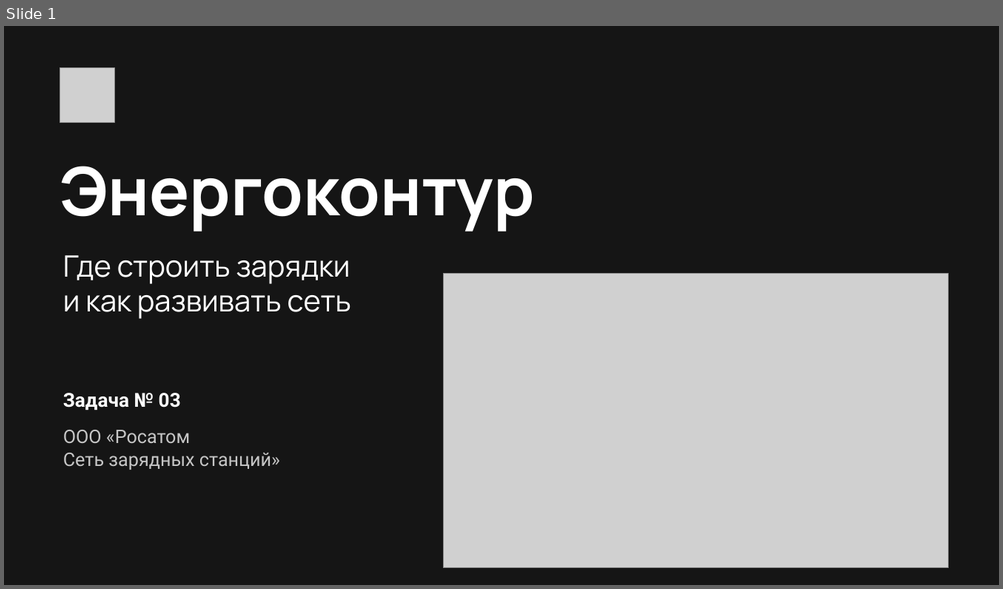
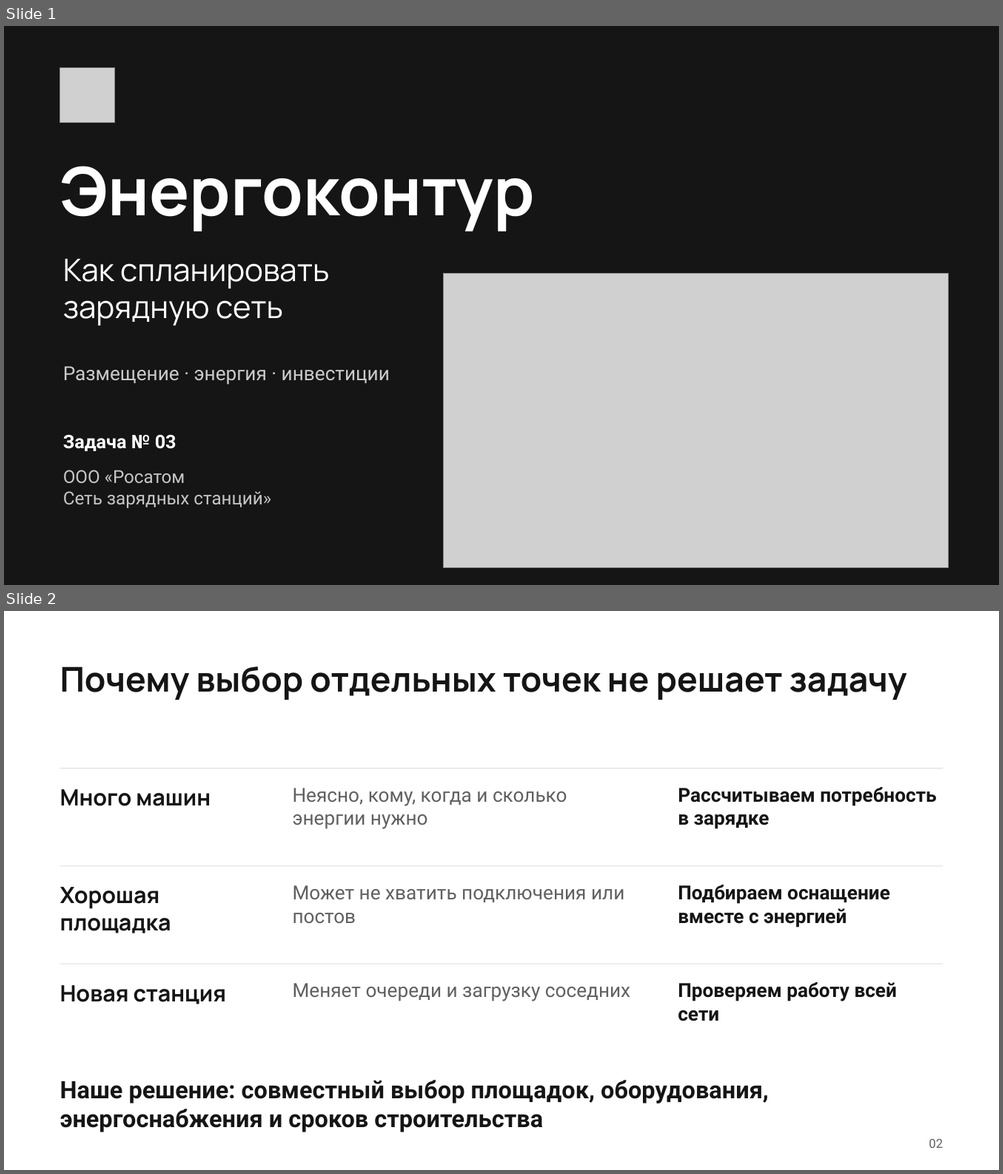
Before and after one commit to Elmar006/energy_web, a slide deck: docs/commission/submission/Энергоконтур_решение_задачи.pptx. Shown one above the other, each under a label of ours: slide 1 before the commit, slides 1 and 2 after it. The pictures are 1003x589 and 1003x1174 pixels, drawn with LibreOffice and Linux fonts; fonts in the diff are those of the drawing; grey boxes stand for pictures. Boxes give left, top, right and bottom in pixels: in the first picture for what was removed or moved away, otherwise in the second. Text is boxed around its words. In the diff, an @@ line names an element or a change of style, - is before the commit and + after.

```diff
--- a/docs/commission/submission/Энергоконтур_решение_задачи.pptx
+++ b/docs/commission/submission/Энергоконтур_решение_задачи.pptx
@@ slide 2 added at (4, 611, 999, 1170), background #FFFFFF @@
@@ text added at (60, 667, 907, 700), 33 pt, text #151515, bold @@
+Почему выбор отдельных точек не решает задачу
@@ rectangle added at (60, 768, 942, 769), fill #DEDEDE @@
@@ text added at (293, 788, 567, 829), 18.8 pt, text #606060 @@
+Неясно, кому, когда и сколько энергии нужно
@@ text added at (677, 787, 936, 829), 18.8 pt, text #151515, bold @@
+Рассчитываем потребность в зарядке
@@ text added at (60, 789, 210, 806), 21.8 pt, text #151515, bold @@
+Много машин
@@ rectangle added at (60, 866, 942, 867), fill #DEDEDE @@
@@ text added at (60, 887, 171, 934), 21.8 pt, text #151515, bold @@
+Хорошая площадка
@@ text added at (293, 886, 624, 923), 18.8 pt, text #606060 @@
+Может не хватить подключения или постов
@@ text added at (677, 885, 890, 928), 18.8 pt, text #151515, bold @@
+Подбираем оснащение вместе с энергией
@@ rectangle added at (60, 964, 942, 965), fill #DEDEDE @@
@@ text added at (60, 985, 227, 1005), 21.8 pt, text #151515, bold @@
+Новая станция
@@ text added at (293, 983, 630, 1002), 18.8 pt, text #606060 @@
+Меняет очереди и загрузку соседних
@@ text added at (677, 982, 896, 1022), 18.8 pt, text #151515, bold @@
+Проверяем работу всей сети
@@ text added at (60, 1080, 768, 1133), 23.2 pt, text #151515, bold @@
+Наше решение: совместный выбор площадок, оборудования,
+энергоснабжения и сроков строительства
@@ text added at (928, 1139, 942, 1148), 12 pt, text #606060 @@
+02
@@ slide 1 changed as well @@
@@ text at (63, 258, 329, 326): text changed; size 28.5 to 30 pt @@
-Где строить зарядки
-и как развивать сеть
+Как спланировать
+зарядную сеть
@@ text added at (63, 366, 390, 385), 18.8 pt, text #CBCBCB @@
+Размещение · энергия · инвестиции
@@ text "Задача № 03": place and size @@
-text "Задача № 03" at (63, 393, 181, 410)
+text "Задача № 03" at (63, 435, 176, 452)
@@ text "Задача № 03" at (63, 435, 176, 452): size 18.8 to 18 pt @@
@@ text "ООО «Росатом": place and size @@
-text "ООО «Росатом" at (63, 430, 280, 470)
+text "ООО «Росатом" at (63, 470, 271, 508)
@@ text "ООО «Росатом" at (63, 470, 271, 508): size 18 to 17.2 pt @@
```
Also in this commit, not shown: 10 other slides added, 11 slides removed, 10 other files.
